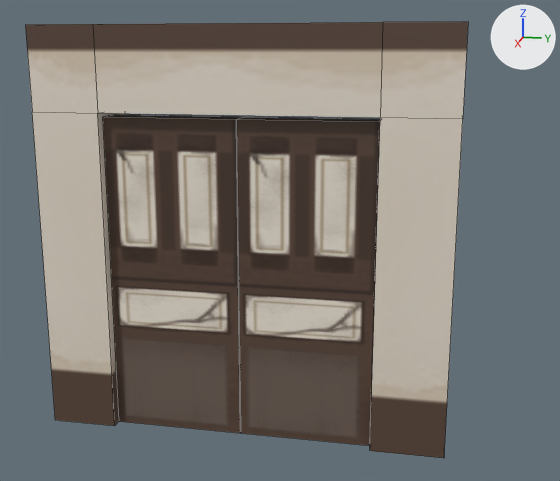
The FBX model Assets/Model/Environment/lvl 1 door.fbx: old version first, new version second.
Rendered twice from a 50 mm lens placed at (10.8, 2.67, 5.66), pointed at (0.0, 0.51, 2.96). The axes (+X, +Y, +Z) are drawn at upper right. The lights are the same throughout. The picture after the commit comes second. Mesh edges are drawn as thin lines.

The older version as bpy lines, for what is in view:
```python
me_cube_052 = bpy.data.meshes.new('Cube.052')
me_cube_052.from_pydata(...)  # 24 vertices, 20 faces; spans x -0.5..0.5, y -2.8..3.2, z 0.0..6.0
me_cube_052.materials.append(mat_material_001)  # picture img_text_png
me_cube_069 = bpy.data.meshes.new('Cube.069')
me_cube_069.from_pydata(...)  # 8 vertices, 5 faces; spans x -0.59..-0.14, y -0.01..1.94, z -2.37..2.36
me_cube_069.materials.append(mat_material_001)  # picture img_text_png
me_cube_072 = bpy.data.meshes.new('Cube.072')
me_cube_072.from_pydata(...)  # 8 vertices, 5 faces; spans x -0.59..-0.14, y -1.98..-0.03, z -2.45..2.28
me_cube_072.materials.append(mat_material_001)  # picture img_text_png
ob_lvl_1_door = bpy.data.objects.new('lvl 1 Door', me_cube_052)
ob_lvl_1_door.location = (0.0, -0.2, 0.0)
ob_lvl_1_door_001 = bpy.data.objects.new('lvl 1 Door.001', me_cube_069)
ob_lvl_1_door_001.location = (0.5, -1.98, 2.37)
ob_lvl_1_door_002 = bpy.data.objects.new('lvl 1 Door.002', me_cube_072)
ob_lvl_1_door_002.location = (0.5, 1.95, 2.45)
```
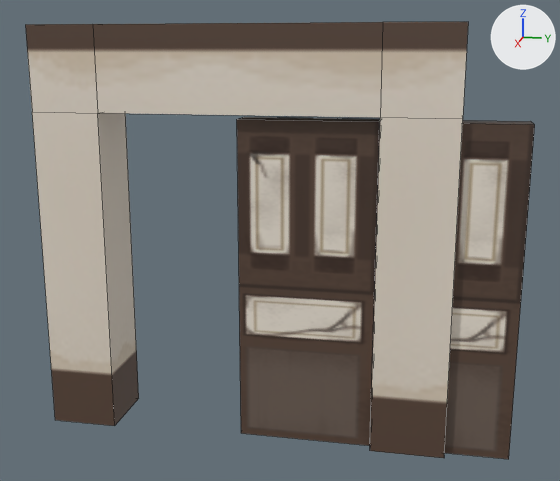
Where the change shows, as pixel boxes [x1, y1, x2, y2] in the pictures (560 x 481 px):
'lvl 1 Door.001', moved: before [103, 114, 242, 433]; after [444, 120, 535, 459]

The change in detail:
Object 'lvl 1 Door.001' (ob_lvl_1_door_001) moves from (0.5, -1.98, 2.37) to (0.5, 1.95, 2.37).
